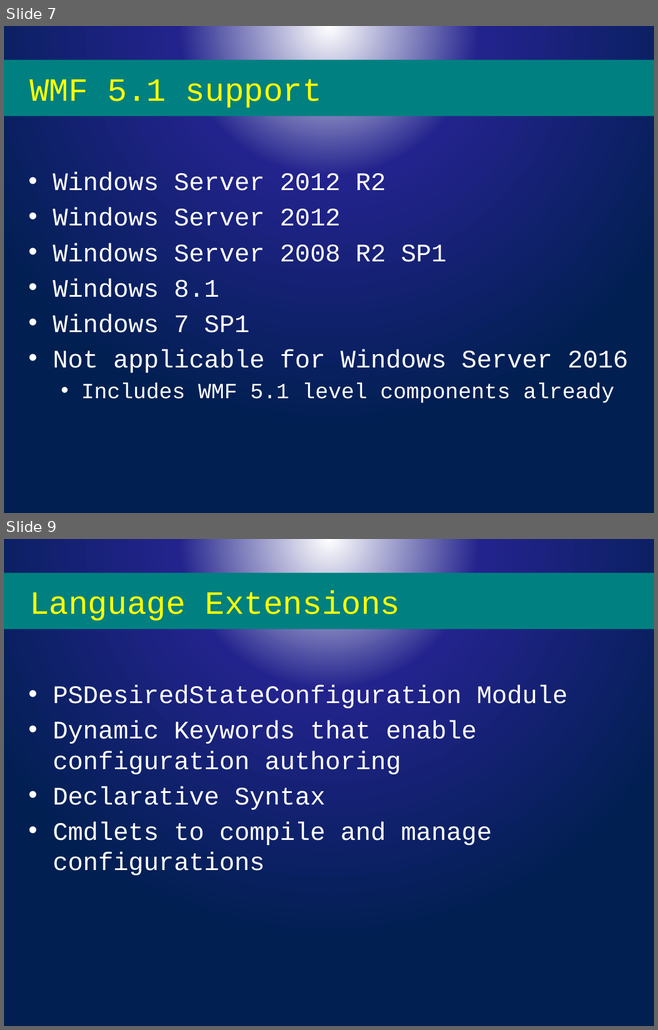
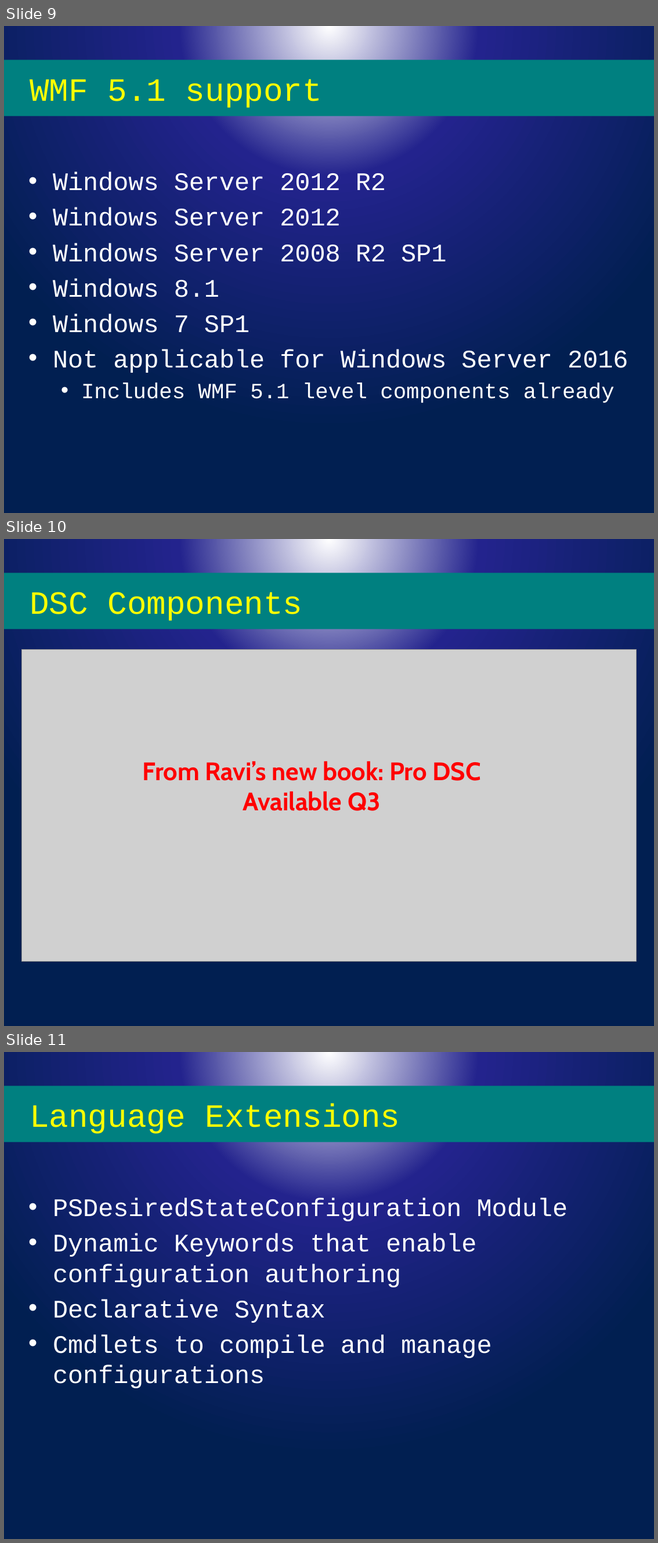
Before and after one commit to rchaganti/PSConfEU2017, a slide deck: WS1-DSCOverview/Slides.pptx. Shown one above the other, each under a label of ours: slides 7 and 9 before the commit, slides 9, 10 and 11 after it; the slides between them are not shown. The pictures are 658x1030 and 658x1543 pixels, drawn with LibreOffice and Linux fonts; fonts in the diff are those of the drawing; grey boxes stand for pictures; background and template pictures are left out. Boxes give left, top, right and bottom in pixels: in the first picture for what was removed or moved away, otherwise in the second. Text is boxed around its words. In the diff, an @@ line names an element or a change of style, - is before the commit and + after.

```diff
--- a/WS1-DSCOverview/Slides.pptx
+++ b/WS1-DSCOverview/Slides.pptx
@@ slide 10 added at (4,539,654,1026), background picture (left out) @@
@@ title added at (4,573,654,629), fill #008080, 36 pt, text #FFFF00 @@
+DSC Components
@@ picture added at (21,649,636,961) @@
@@ text added at (143,761,481,811), 28 pt, text #FF0000, bold @@
+From Ravi’s new book: Pro DSC
+Available Q3
@@ what was slide 7 is now slide 9 @@
@@ what was slide 9 is now slide 11 @@
```
Also in this commit, not shown: 7 slides changed, 2 other slides added, 1 slide removed, 1 other file.
